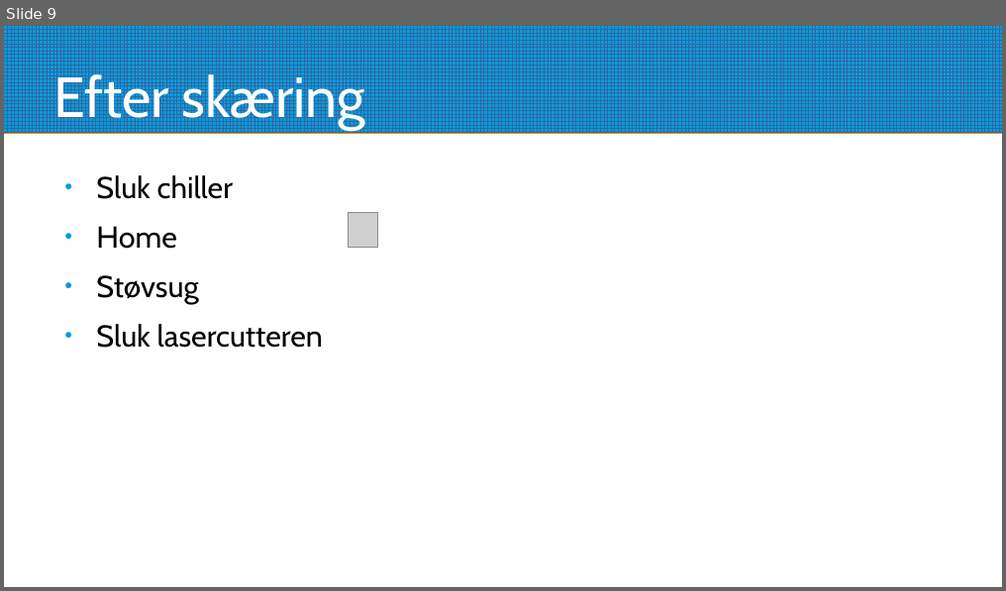
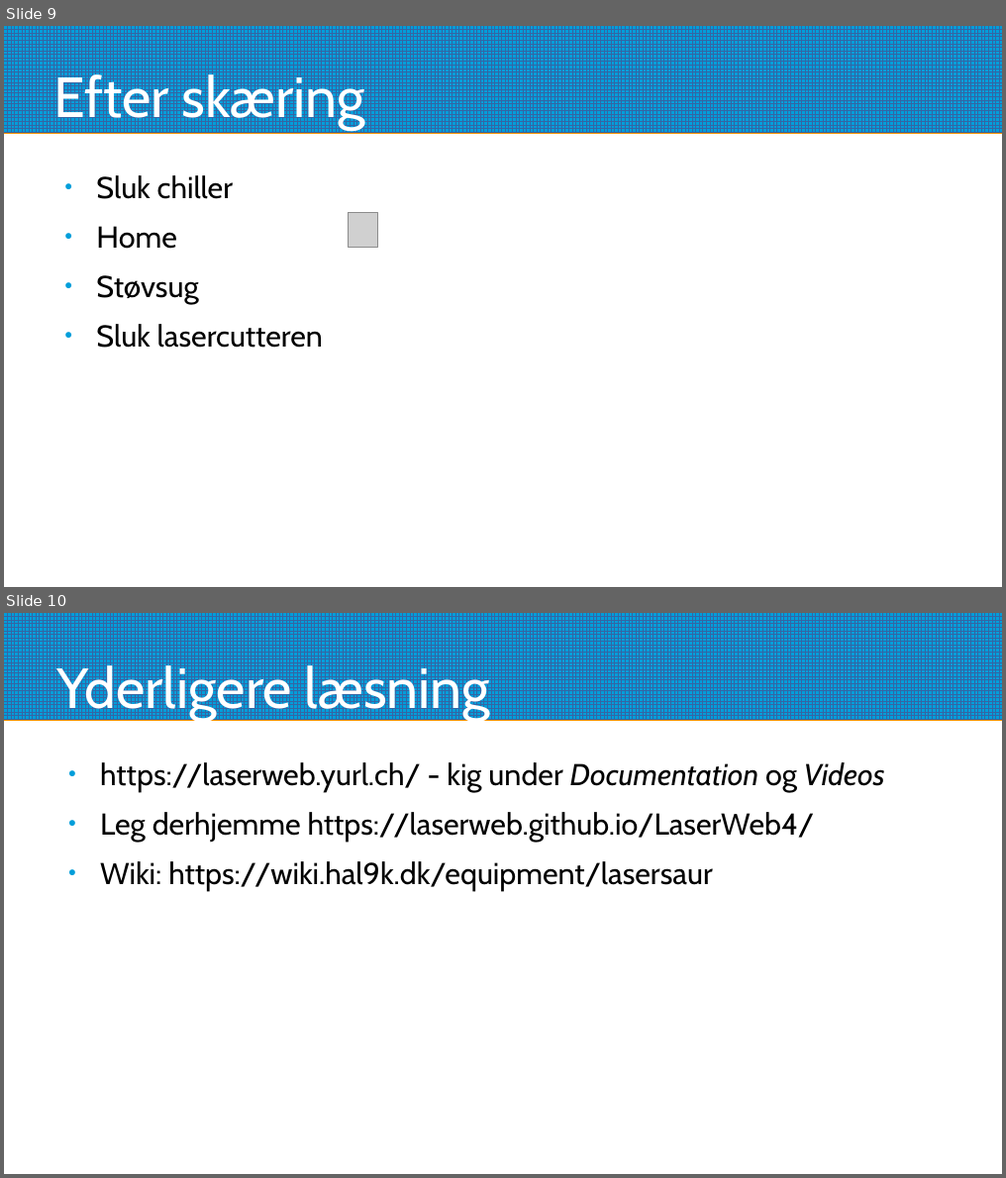
Before and after one commit to Hal9k-dk/lasersaur, a slide deck: intro/lasersaurintro.odp. Shown one above the other, each under a label of ours: slide 9 before the commit, slides 9 and 10 after it. The pictures are 1006x591 and 1006x1178 pixels, drawn with LibreOffice and Linux fonts; fonts in the diff are those of the drawing; grey boxes stand for pictures. Boxes give left, top, right and bottom in pixels: in the first picture for what was removed or moved away, otherwise in the second. Text is boxed around its words. In the diff, an @@ line names an element or a change of style, - is before the commit and + after.

```diff
--- a/intro/lasersaurintro.odp
+++ b/intro/lasersaurintro.odp
@@ slide 10 added at (4, 613, 1002, 1174), background #FFFFFF; not listed: 1 template element that a slide beside it also shows @@
@@ title added at (57, 660, 490, 720), 45 pt, text #FFFFFF @@
+Yderligere læsning
@@ text added at (100, 762, 885, 891), 24 pt, text #000000 @@
+● https://laserweb.yurl.ch/ - kig under Documentation og Videos
+● Leg derhjemme https://laserweb.github.io/LaserWeb4/
+● Wiki: https://wiki.hal9k.dk/equipment/lasersaur
```
Also in this commit, not shown: 1 slide changed.
